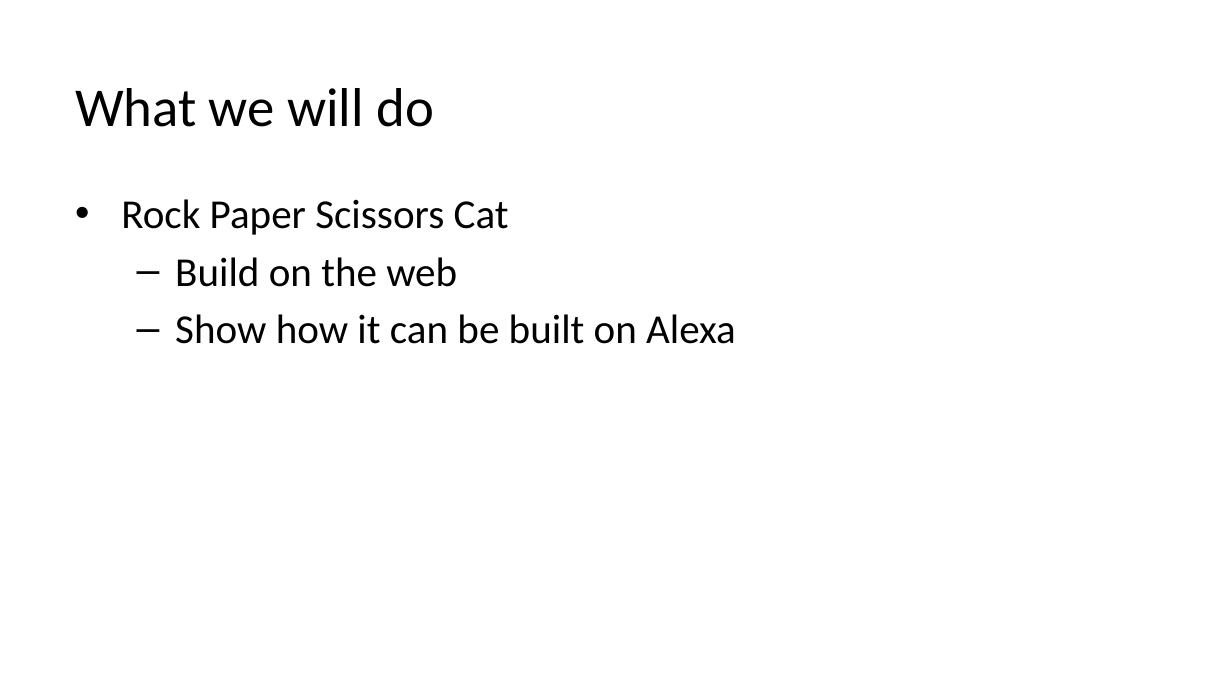
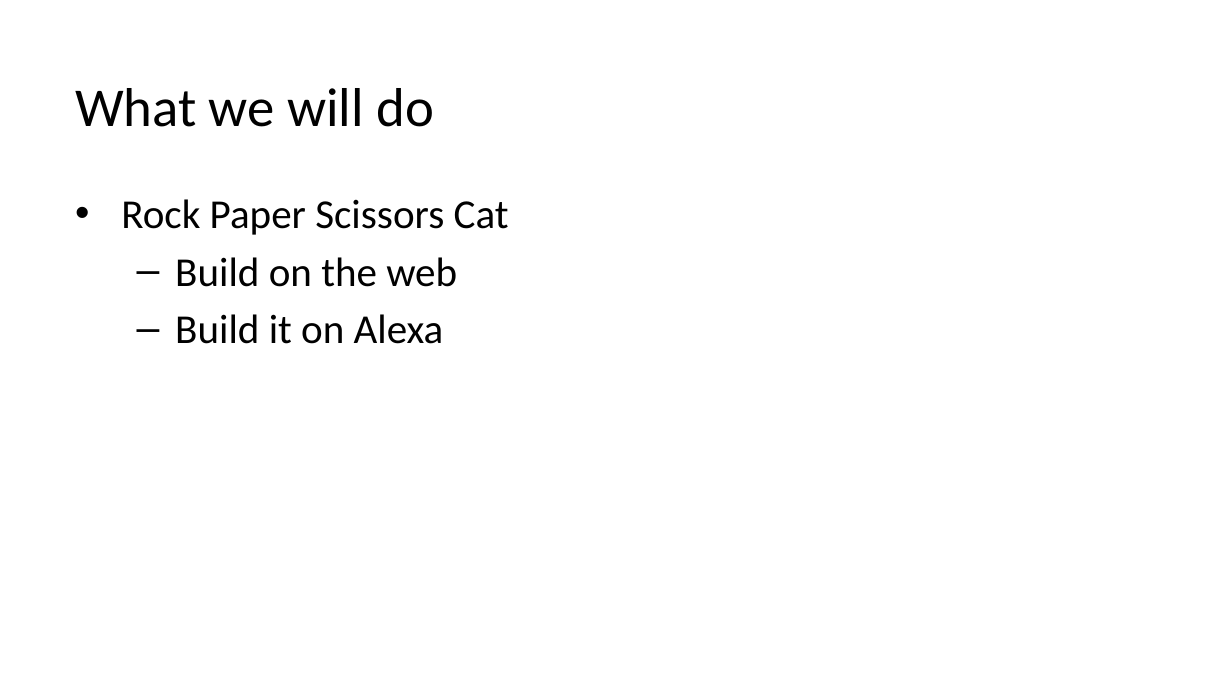
Before and after one commit to fi67/startPoint, a slide deck: slide 13 of rpsc2023.pptx. Drawn at 1232x693 pixels with LibreOffice and Linux fonts; fonts in the diff are those of the drawing; background and template pictures are left out. Boxes give left, top, right and bottom in pixels: in the first picture for what was removed or moved away, otherwise in the second. Text is boxed around its words. In the diff, an @@ line names an element or a change of style, - is before the commit and + after.

```diff
--- a/rpsc2023.pptx
+++ b/rpsc2023.pptx
@@ text at (x1=175, y1=314, x2=444, y2=344): text changed @@
-  – Show how it can be built on Alexa
+  – Build it on Alexa
```
Also in this commit, not shown: 3 other slides changed, 2 other files.
